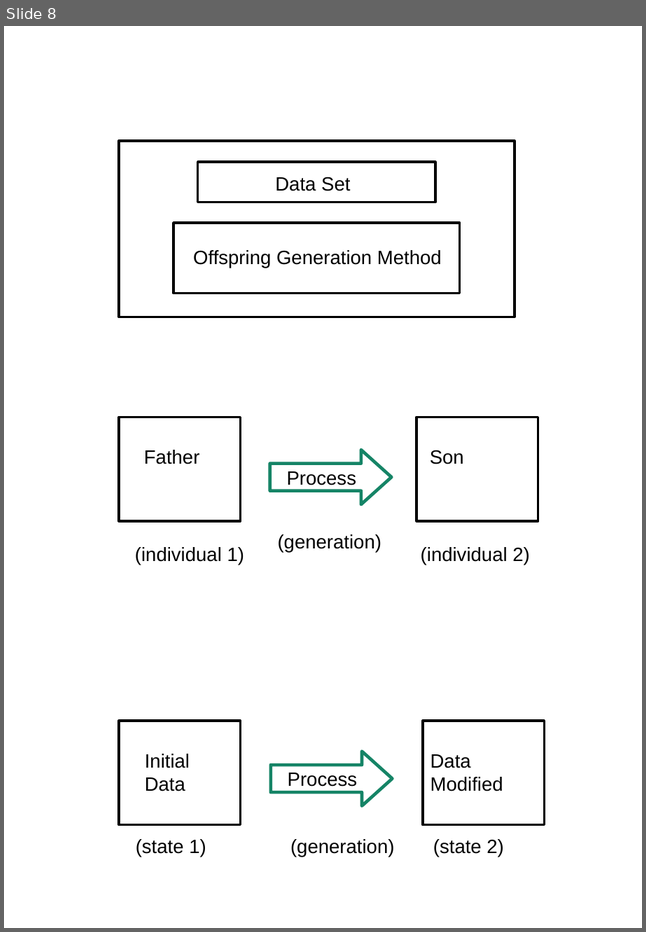
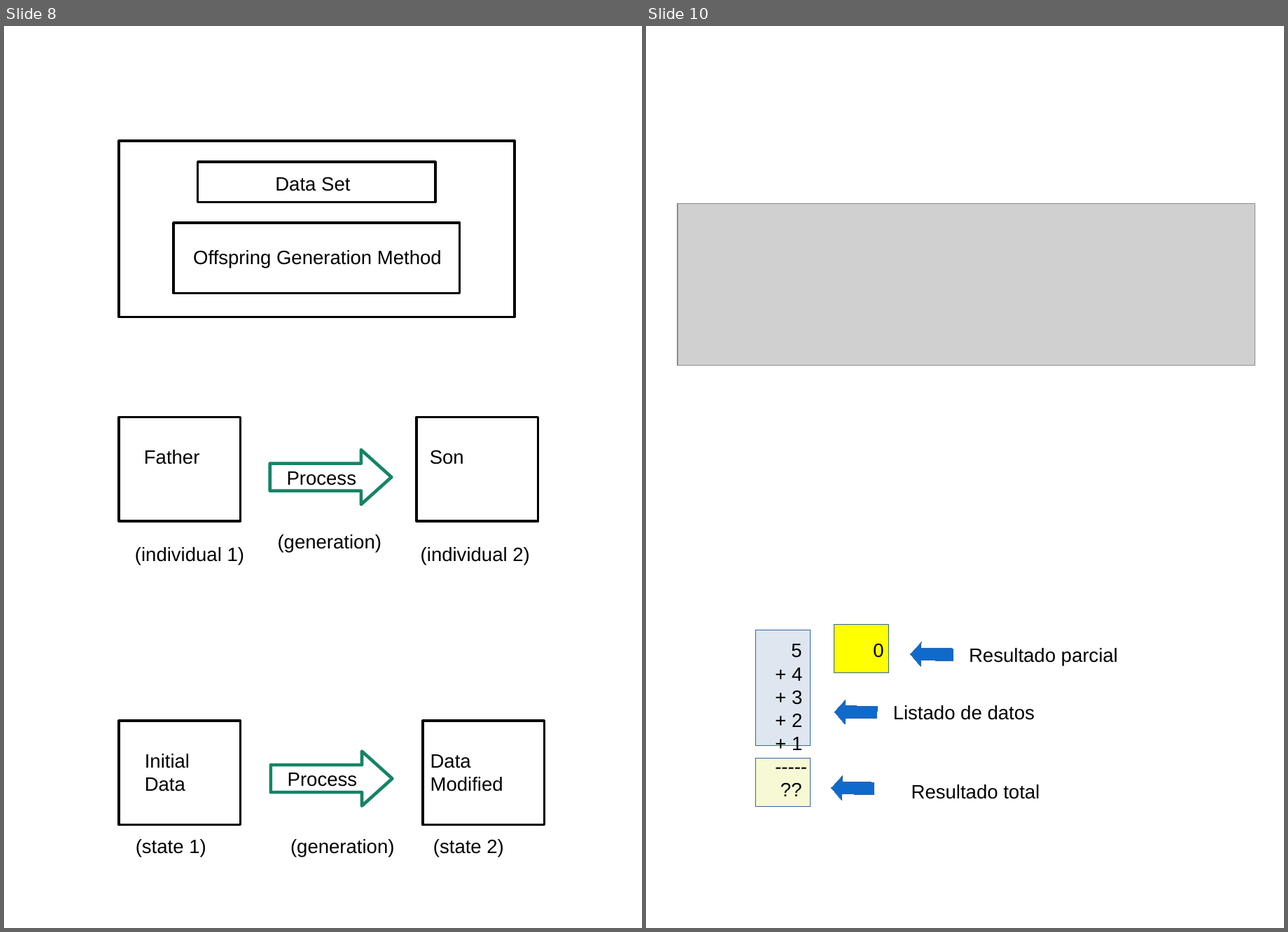
Before and after one commit to fabhrius/La-Cosa, a slide deck: capitulos/1 - Procesamiento de la informacion/Procesamiento de la informacion.odp. Shown side by side, each under a label of ours: slide 8 before the commit, slides 8 and 10 after it; the slides between them are not shown. The pictures are 646x932 and 1288x932 pixels, drawn with LibreOffice and Linux fonts; fonts in the diff are those of the drawing; grey boxes stand for pictures. Boxes give left, top, right and bottom in pixels: in the first picture for what was removed or moved away, otherwise in the second. Text is boxed around its words. In the diff, an @@ line names an element or a change of style, - is before the commit and + after.

```diff
--- a/capitulos/1 - Procesamiento de la informacion/Procesamiento de la informacion.odp
+++ b/capitulos/1 - Procesamiento de la informacion/Procesamiento de la informacion.odp
@@ slide 10 added at box(646, 26, 1284, 928), background #FFFFFF @@
@@ picture added at box(677, 203, 1254, 366) @@
@@ rectangle added at box(755, 630, 810, 746), fill #DEE6EF, outline #3465A4 0 pt @@
@@ rectangle added at box(834, 624, 889, 673), fill #FFFF00, outline #3465A4 0 pt @@
@@ text added at box(791, 643, 802, 750), 18 pt, text #000000 @@
+5
++ 4
++ 3
++ 2
++ 1
+-----
+??
@@ text added at box(873, 643, 883, 657), 18 pt, text #000000 @@
+0
@@ right arrow added at box(911, 642, 953, 666), fill #0F6ACC, outline #3465A4 0 pt @@
@@ text added at box(969, 648, 1118, 665), 18 pt, text #000000 @@
+Resultado parcial
@@ right arrow added at box(834, 699, 877, 724), fill #0F6ACC, outline #3465A4 0 pt @@
@@ text added at box(893, 705, 1034, 720), 18 pt, text #000000 @@
+Listado de datos
@@ rectangle added at box(755, 758, 810, 806), fill #F6F9D4, outline #3465A4 0 pt @@
@@ right arrow added at box(831, 775, 873, 800), fill #0F6ACC, outline #3465A4 0 pt @@
@@ text added at box(911, 784, 1039, 799), 18 pt, text #000000 @@
+Resultado total
```
Also in this commit, not shown: 1 slide changed, 57 other files.
